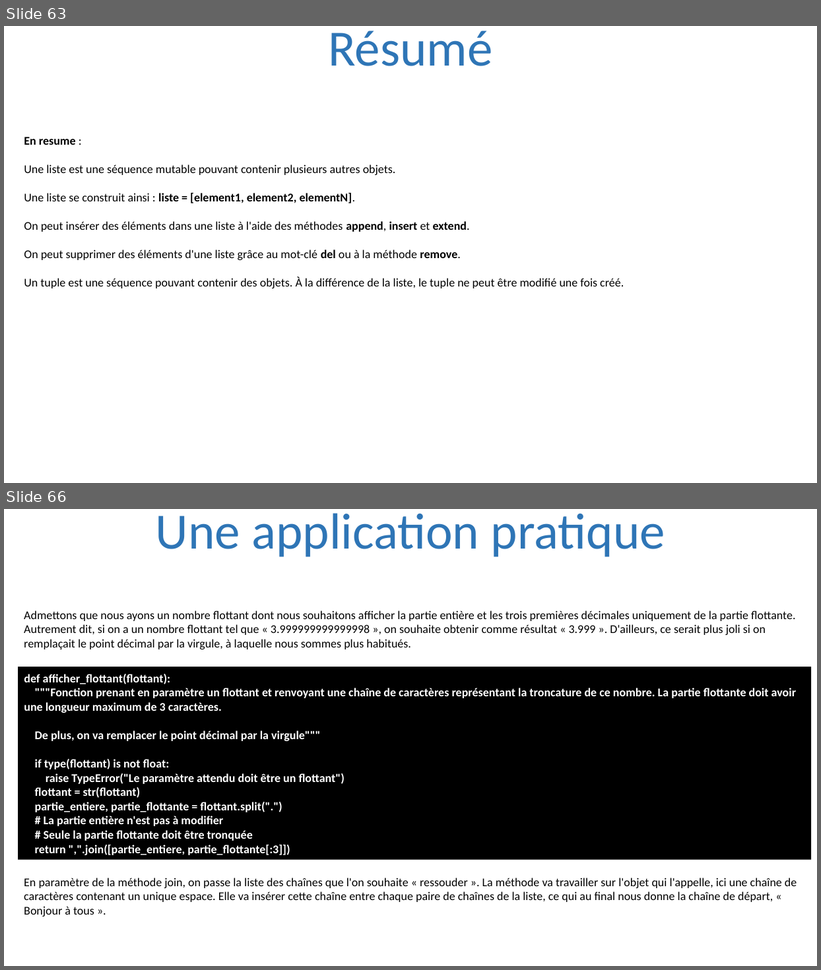
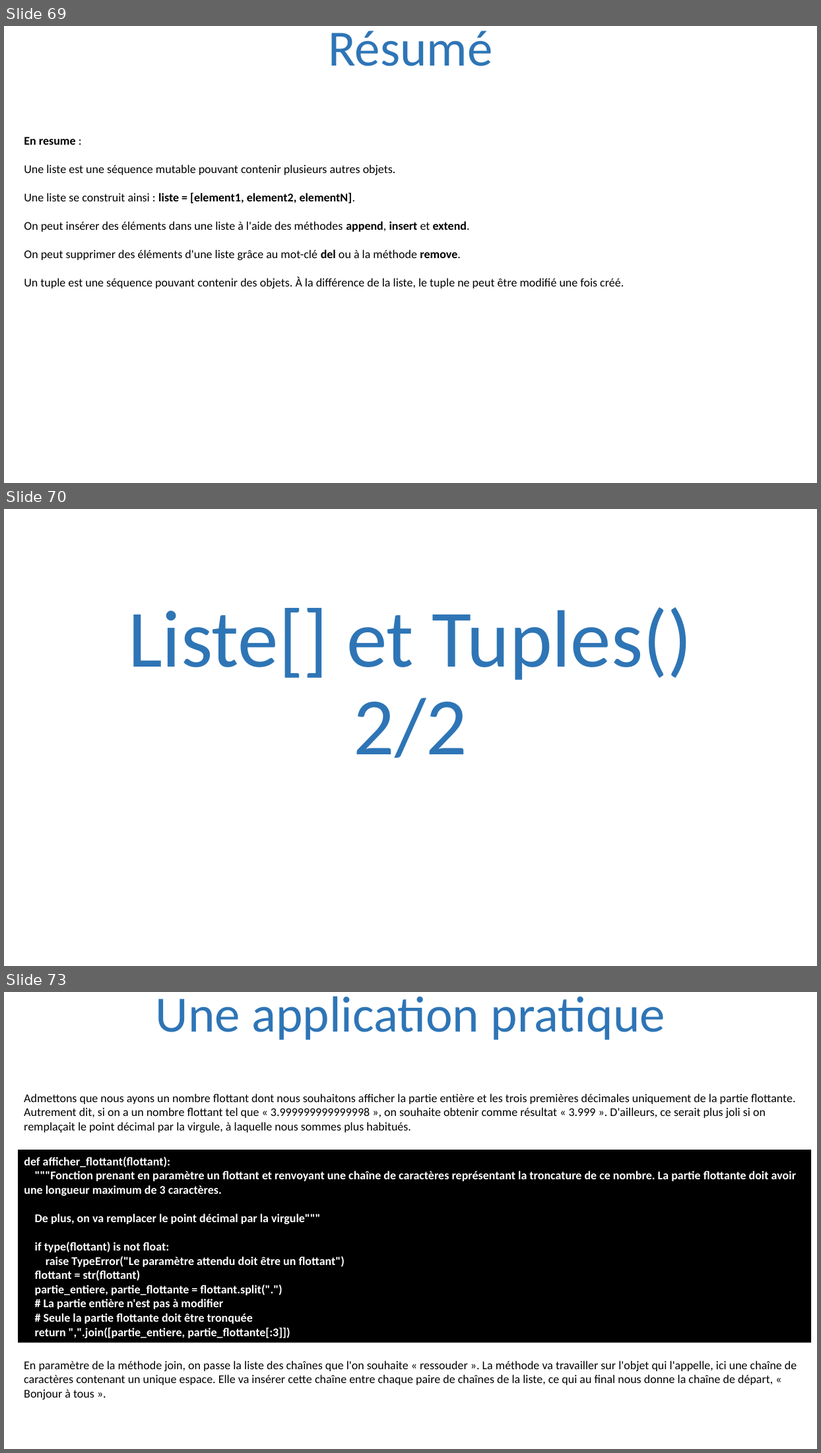
Before and after one commit to julienPalleau/PythonDoc, a slide deck: Python-resume.pptx. Shown one above the other, each under a label of ours: slides 63 and 66 before the commit, slides 69, 70 and 73 after it; the slides between them are not shown. The pictures are 821x970 and 821x1453 pixels, drawn with LibreOffice and Linux fonts; fonts in the diff are those of the drawing. Boxes give left, top, right and bottom in pixels: in the first picture for what was removed or moved away, otherwise in the second. Text is boxed around its words. In the diff, an @@ line names an element or a change of style, - is before the commit and + after.

```diff
--- a/Python-resume.pptx
+++ b/Python-resume.pptx
@@ slide 70 added at (4,509,817,966), background #FFFFFF @@
@@ title added at (128,607,692,758), 96 pt, text #2E75B6 @@
+Liste[] et Tuples()
+2/2
@@ what was slide 63 is now slide 69 @@
@@ what was slide 66 is now slide 73 @@
```
Also in this commit, not shown: 4 slides changed, 17 other slides added, 1 slide removed.
